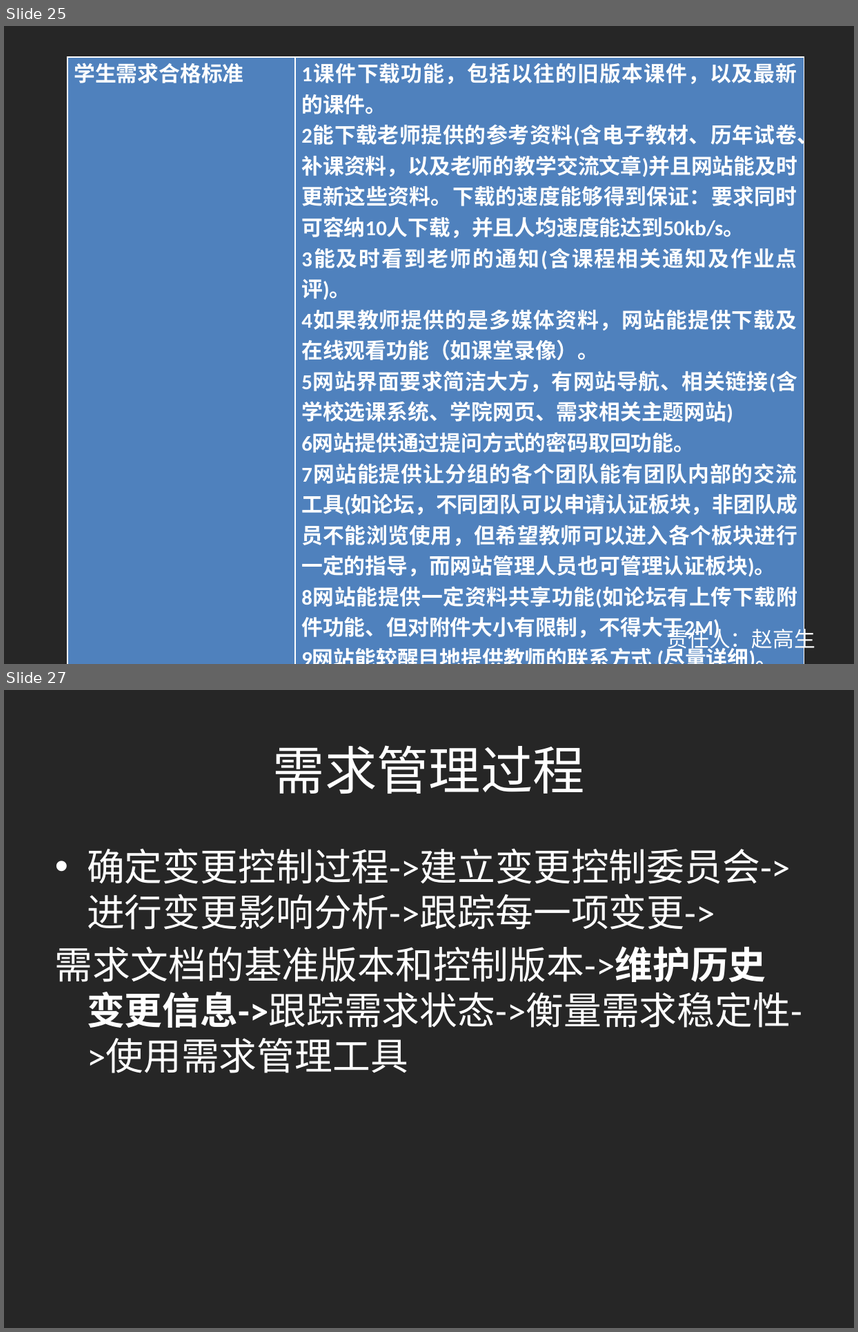
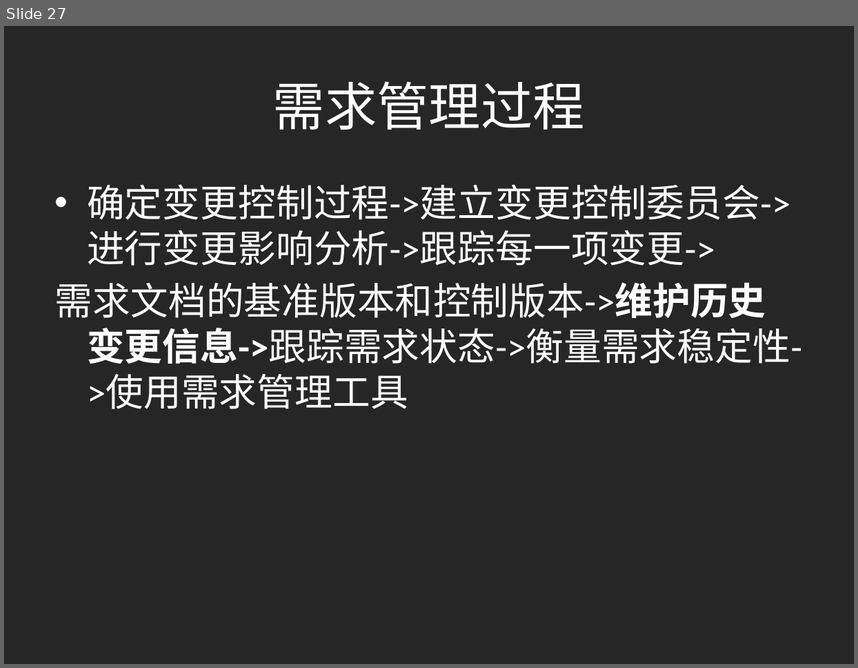
Before and after one commit to shangzhaoxiaozi/PRD-21, a slide deck: PRD-21-C2/非受控文档/本周提交文档/需求工程计划.pptx. Shown one above the other, each under a label of ours: slides 25 and 27 before the commit, slide 27 after it; the slides between them are not shown. The pictures are 858x1332 and 858x668 pixels, drawn with LibreOffice and Linux fonts; fonts in the diff are those of the drawing. Boxes give left, top, right and bottom in pixels: in the first picture for what was removed or moved away, otherwise in the second. Text is boxed around its words. In the diff, an @@ line names an element or a change of style, - is before the commit and + after.

```diff
--- a/PRD-21-C2/非受控文档/本周提交文档/需求工程计划.pptx
+++ b/PRD-21-C2/非受控文档/本周提交文档/需求工程计划.pptx
@@ slide 25 removed at [4, 26, 854, 664], background #262626 @@
@@ table removed at [67, 56, 804, 644], 1 rows, 2 columns @@
-学生需求合格标准 | 1课件下载功能，包括以往的旧版本课件，以及最新的课件。 / 2能下载老师提供的参考资料(含电子教材、历年试卷、补课资料，以及老师的教学交流文章)并且网站能及时更新这些资料。下载的速度能够得到保证：要求同时可容纳10人下载，并且人均速度能达到50kb/s。 / 3能及时看到老师的通知(含课程相关通知及作业点评)。 / 4如果教师提供的是多媒体资料，网站能提供下载及在线观看功能（如课堂录像）。 / 5网站界面要求简洁大方，有网站导航、相关链接(含学校选课系统、学院网页、需求相关主题网站) / 6网站提供通过提问方式的密码取回功能。 / 7网站能提供让分组的各个团队能有团队内部的交流工具(如论坛，不同团队可以申请认证板块，非团队成员不能浏览使用，但希望教师可以进入各个板块进行一定的指导，而网站管理人员也可管理认证板块)。 / 8网站能提供一定资料共享功能(如论坛有上传下载附件功能、但对附件大小有限制，不得大于2M) / 9网站能较醒目地提供教师的联系方式 (尽量详细)。 / 10网站可以提供站内文章标题搜索功能。 / 11网站能够提供学生自身作业提交功能,并可以跟踪作业的批复情况
@@ text removed at [666, 625, 815, 653] @@
-责任人：赵高生
```
Also in this commit, not shown: 5 slides changed, 3 slides added, 2 other slides removed, 2 other files.
